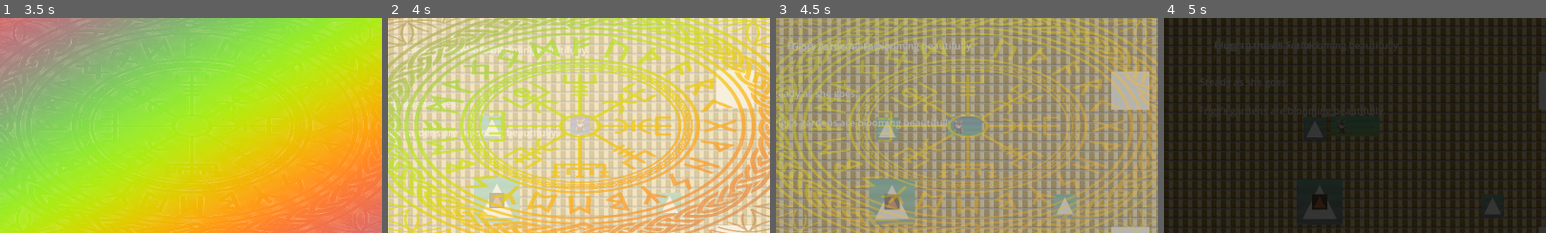
Above: before the commit, frames 1-4 (left to right).
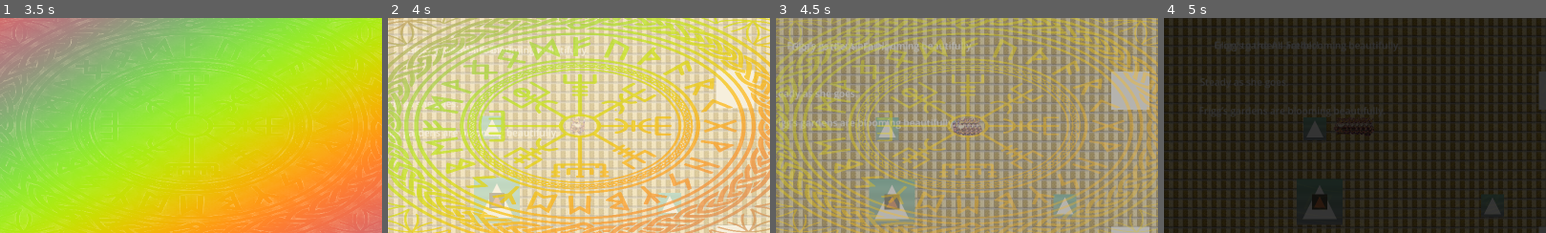
Above: after the commit, the same moments.

Repository: Jordannewman90/CozyOdin
Game: Godot game, scene res://ui/TitleScreen.tscn
Two runs of this game, one before a commit and one after it. Both use one fixed random seed, a clock stepped at 60 frames per second and the inputs below.
Inputs (mouse positions are % of the whole screen's width and height, from its top left):
- Up to frame 1 (3.5 s): tap Enter (ui_accept) at 0.5, 0.77, 1.52, 3.02 s; move the mouse to (72, 45) at 0.52 s; hold D (move_right) 0.53-1.28 s; hold Q (deploy) 0.53-1.28 s; click (72, 45) at 0.67 s; move the mouse to (30, 55) at 1.27 s; hold S (move_down) 1.28-2.03 s; tap E (interact) at 1.35, 2.85 s; move the mouse to (60, 28) at 2.02 s; hold D (move_right) 2.03-2.78 s; hold Q (deploy) 2.03-2.78 s; move the mouse to (45, 70) at 2.77 s; hold W (move_up) from 2.78 s (still down); click (45, 70) at 2.92 s
- Up to frame 2 (4 s): release W (move_up) at 3.5 s; click "Go to Sleep" at 3.5 s
- Up to frame 3 (4.5 s): move the mouse to (80, 65) at 4.27 s; hold A (move_left) from 4.28 s (still down); hold Q (deploy) from 4.28 s (still down)
- Up to frame 4 (5 s): keep holding A (move_left); keep holding Q (deploy); tap Enter (ui_accept) at 4.52 s
The pictures show only the part of the screen within x 25-75%, y 25-75%; the shares and areas given below are measured in that part.

Frame 1 is identical in both runs. In frame 2, 0.3% of the frame differs, in the area x 47-53%, y 45-55%; in frame 3, 0.7%, in the area x 45-54%, y 45-56%; in frame 4, 0.1%.

Commit message:
Divine Walk Cycle: Implemented Odin's 4-frame walk animation with robust chroma-key shader and ghost trail sync.

Diff:
--- a/project/entities/player/Odin.gd
+++ b/project/entities/player/Odin.gd
@@ -9,6 +9,7 @@
 
 @onready var sprite = $Sprite2D
 @onready var interaction_area = $InteractionArea
+@onready var anim_player = $AnimationPlayer
 
 func _ready():
 	add_to_group("player")
@@ -67,6 +68,9 @@
 		if direction.x != 0:
 			sprite.flip_h = direction.x < 0
 
+		# Play walk animation
+		anim_player.play("walk_down")
+
 		# Handle Ghost Trail
 		trail_timer += delta
 		if trail_timer >= trail_frequency:
@@ -74,6 +78,8 @@
 			trail_timer = 0
 	else:
 		velocity = velocity.move_toward(Vector2.ZERO, move_speed)
+		anim_player.stop()
+		sprite.frame = 0 # Return to idle frame
 		trail_timer = 0
 
 	move_and_slide()
@@ -86,6 +92,9 @@
 func spawn_ghost_trail():
 	var ghost = Sprite2D.new()
 	ghost.texture = sprite.texture
+	ghost.hframes = sprite.hframes
+	ghost.vframes = sprite.vframes
+	ghost.frame = sprite.frame
 	ghost.global_position = global_position
 	ghost.flip_h = sprite.flip_h
 	ghost.scale = sprite.scale
--- a/project/entities/player/Odin.tscn
+++ b/project/entities/player/Odin.tscn
@@ -1,7 +1,29 @@
 [gd_scene load_steps=5 format=3 uid="uid://c1v1v1v1v1v1v"]
 
 [ext_resource type="Script" path="res://entities/player/Odin.gd" id="1_script"]
-[ext_resource type="Texture2D" path="res://assets/sprites/player/odin_idle.png" id="2_texture"]
+[ext_resource type="Texture2D" path="res://assets/sprites/player/odin_walk_south.png" id="2_texture"]
+
+[sub_resource type="Animation" id="Animation_walk_down"]
+resource_name = "walk_down"
+length = 0.8
+loop_mode = 1
+tracks/0/type = "value"
+tracks/0/imported = false
+tracks/0/enabled = true
+tracks/0/path = NodePath("Sprite2D:frame")
+tracks/0/interp = 1
+tracks/0/loop_wrap = true
+tracks/0/keys = {
+"times": PackedFloat32Array(0, 0.2, 0.4, 0.6),
+"transitions": PackedFloat32Array(1, 1, 1, 1),
+"update": 1,
+"values": [0, 1, 2, 3]
+}
+
+[sub_resource type="AnimationLibrary" id="AnimationLibrary_main"]
+_data = {
+"walk_down": SubResource("Animation_walk_down")
+}
 
 [sub_resource type="RectangleShape2D" id="RectangleShape2D_1"]
 size = Vector2(16, 16)
@@ -14,6 +36,13 @@
 
 [node name="Sprite2D" type="Sprite2D" parent="."]
 texture = ExtResource("2_texture")
+hframes = 2
+vframes = 2
+
+[node name="AnimationPlayer" type="AnimationPlayer" parent="."]
+libraries = {
+"": SubResource("AnimationLibrary_main")
+}
 
 [node name="CollisionShape2D" type="CollisionShape2D" parent="."]
 shape = SubResource("RectangleShape2D_1")
--- a/project/systems/Iridescent.gdshader
+++ b/project/systems/Iridescent.gdshader
@@ -7,6 +7,12 @@
 
 void fragment() {
 	vec4 tex_color = texture(TEXTURE, UV);
+
+	// CHROMA KEY: Discard Magenta background (RGB 1.0, 0.0, 1.0)
+	// Using distance check to catch compression artifacts/variations
+	if (distance(tex_color.rgb, vec3(1.0, 0.0, 1.0)) < 0.5) {
+		discard;
+	}
 
 	// MASK LOGIC:
 	// For placeholders, we treat anything 'blue-ish' as magical armor.
Binary file added: project/assets/sprites/player/odin_walk_south.png
Binary file added: project/assets/ui/dev_logs/odin_walk_audit.png
Binary file added: project/assets/ui/dev_logs/odin_walk_final_audit.png
Binary file added: project/assets/ui/dev_logs/odin_walk_v2_audit.png
Not shown, changed: AI_CHANGELOG.md
Not shown, added: scratch/crop_odin.py
